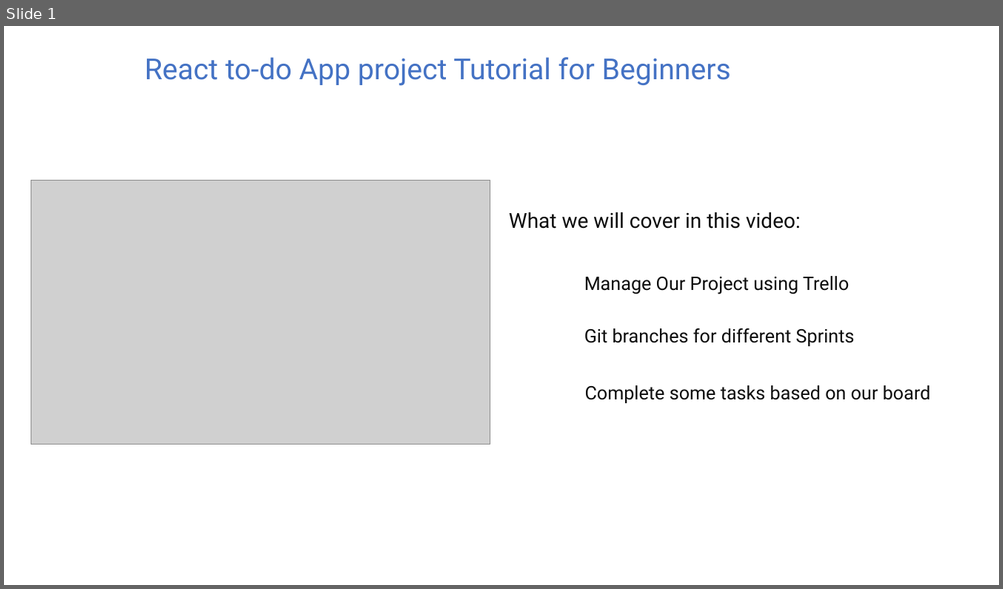
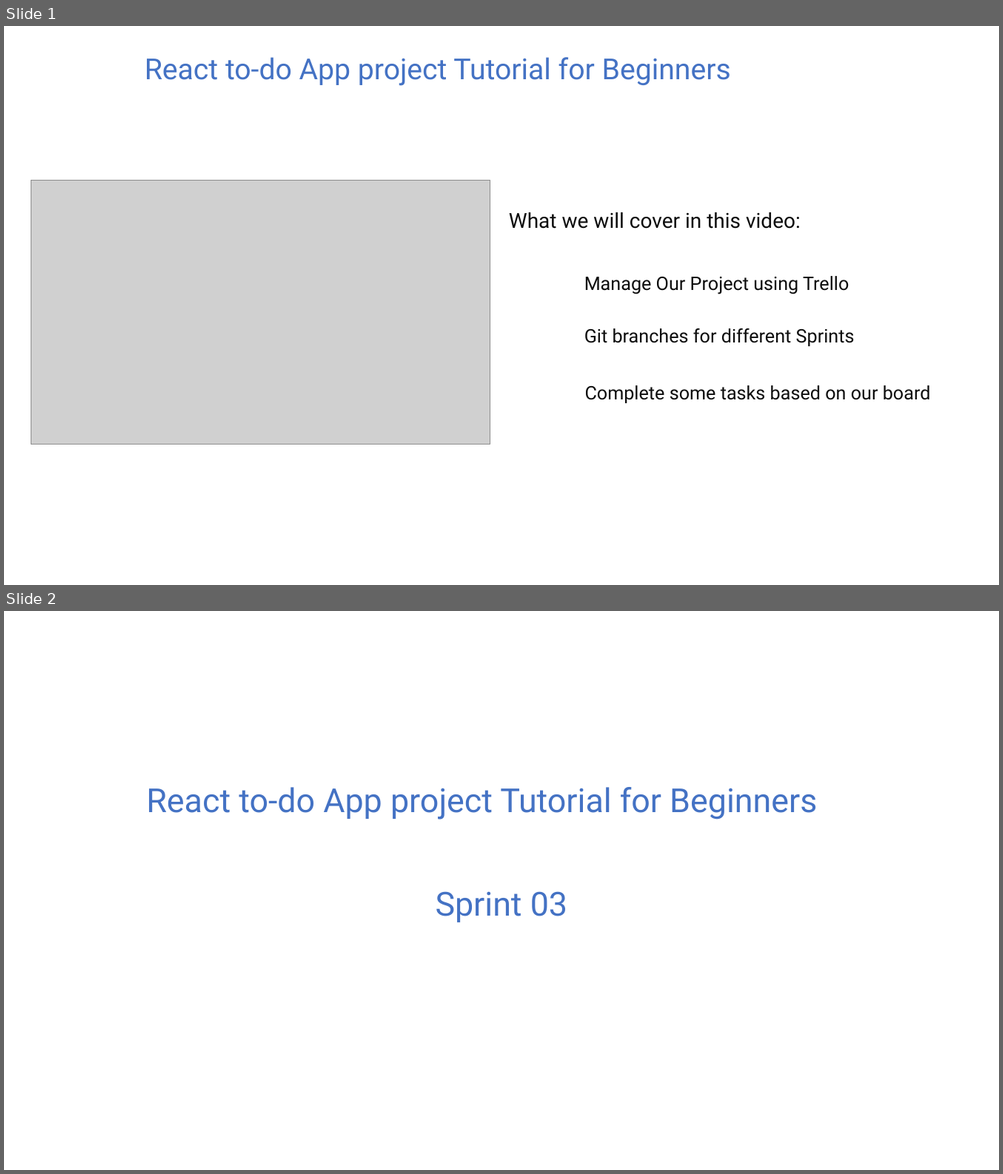
Before and after one commit to issavejdani/youtube-simple-todo-app, a slide deck: docs/Presentation1.pptx. Shown one above the other, each under a label of ours: slide 1 before the commit, slides 1 and 2 after it. The pictures are 1003x589 and 1003x1174 pixels, drawn with LibreOffice and Linux fonts; fonts in the diff are those of the drawing; grey boxes stand for pictures. Boxes give left, top, right and bottom in pixels: in the first picture for what was removed or moved away, otherwise in the second. Text is boxed around its words. In the diff, an @@ line names an element or a change of style, - is before the commit and + after.

Commit message:
update powerpoint

```diff
--- a/docs/Presentation1.pptx
+++ b/docs/Presentation1.pptx
@@ slide 2 added at [4, 611, 999, 1170], background #FFFFFF @@
@@ text added at [146, 787, 817, 820], 32 pt, text #4472C4 @@
+React to-do App project Tutorial for Beginners
@@ text added at [435, 891, 567, 923], 32 pt, text #4472C4 @@
+Sprint 03
```
